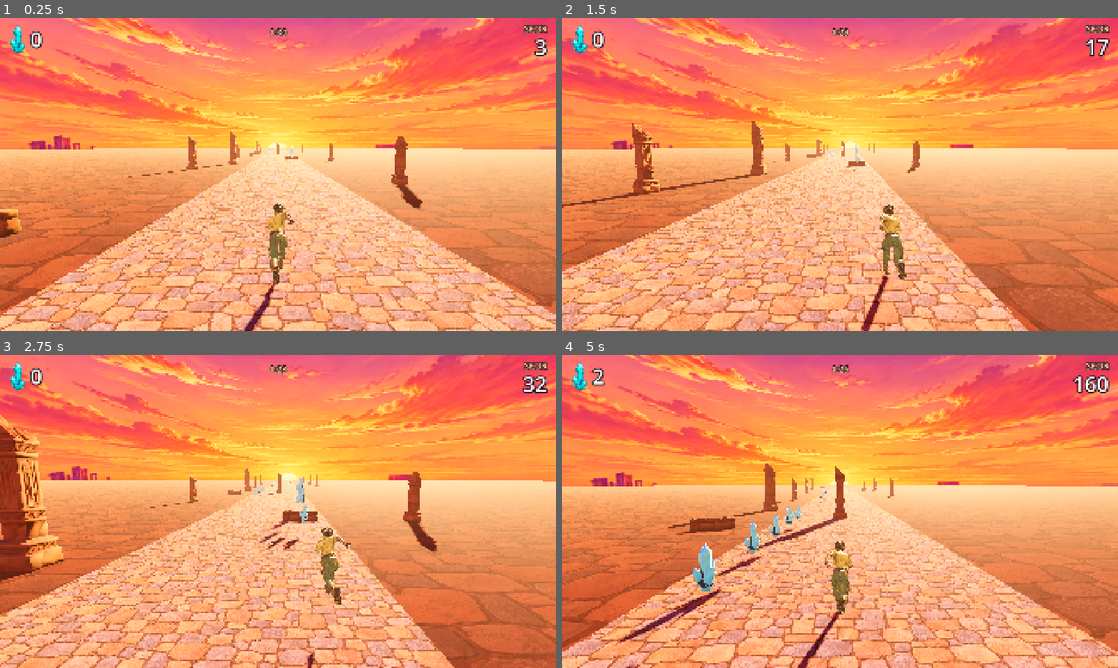
Above: before the commit, frames 1-4 (two rows, left to right).
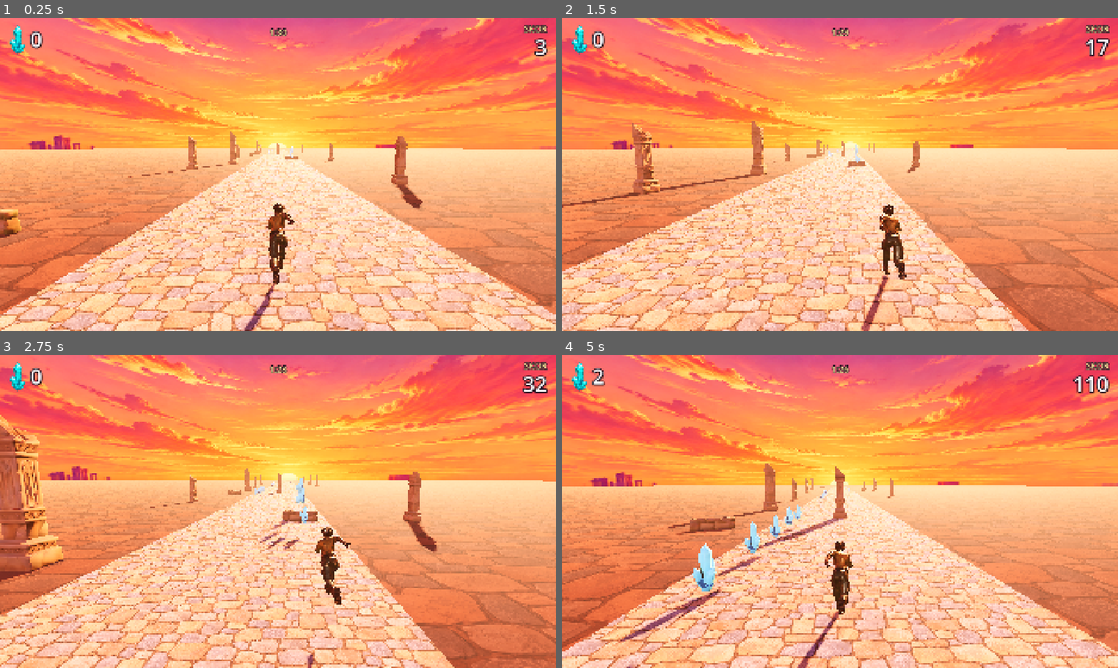
Above: after the commit, the same moments.

Repository: bebisland/yusufipk-sonsuz-kosu-bebis
Game: Godot game, scene res://main.tscn
The game is run twice, just before and just after one commit, with the same random seed, the same clock (stepped at 60 frames per second) and the same inputs.
Inputs (mouse positions are in pixels of both pictures, inside the frame that each line leads up to):
- Up to frame 1 (0.25 s): no input
- Up to frame 2 (1.5 s): tap Enter (ui_accept) at 0.5 s; move the mouse to (962, 158) at 0.52 s; hold D (move_right) 0.53-1.25 s; tap Space (jump) at 0.6, 0.77, 1.07 s; click (962, 158) at 0.67 s; drag from (728, 190) to (812, 237) at 1.27 s
- Up to frame 3 (2.75 s): move the mouse to (333, 442) at 2.02 s; hold D (move_right) from 2.03 s (still down); tap Space (jump) at 2.1 s
- Up to frame 4 (5 s): release D (move_right) at 2.75 s; drag from (812, 574) to (673, 464) at 2.77 s; move the mouse to (1006, 558) at 3.52 s; hold A (move_left) 3.53-4.25 s; tap Space (jump) at 3.6, 3.77, 4.07 s; drag from (673, 464) to (756, 433) at 4.27 s

The runs differ from the first frame. In frame 1, 28% of the frame differs, in the area x 0-100%, y 36-100%; in frame 2, 27%; in frame 3, 28%; in frame 4, 29%, in the area x 0-100%, y 6-100%.

Commit message:
Fix runner facing, crash fall and lighting; add dev autopilot
Turn the glTF character to face -Z, tip it backwards on a crash, soften its
baked emission and add a shadowless fill light from the camera side. A round
that runs out stops the run animation. Crystals are worth 25 points. The
autopilot export steers and jumps on its own so rounds can be checked from
the editor without keyboard input.

Diff:
--- a/main.tscn
+++ b/main.tscn
@@ -104,6 +104,11 @@
 shadow_enabled = true
 directional_shadow_max_distance = 60.0
 
+[node name="FillLight" type="DirectionalLight3D" parent="."]
+transform = Transform3D(1, 0, 0, 0, 0.906308, 0.422618, 0, -0.422618, 0.906308, 0, 0, 0)
+light_color = Color(0.85, 0.7, 0.95, 1)
+light_energy = 0.55
+
 [node name="Road" type="MeshInstance3D" parent="."]
 mesh = SubResource("PlaneMesh_road")
 
--- a/scripts/main.gd
+++ b/scripts/main.gd
@@ -8,7 +8,7 @@
 const SPAWN_AHEAD := 120.0
 const DESPAWN_BEHIND := 12.0
 const FIRST_ROW_Z := -45.0
-const CRYSTAL_POINTS := 50
+const CRYSTAL_POINTS := 25
 const LANE_WIDTH := 2.5
 
 const LAYER_OBSTACLE := 2
@@ -25,6 +25,10 @@
 }
 
 enum State { RUNNING, OVER }
+
+## Dev-only: steers and jumps on its own so a round can be checked from the editor
+## without keyboard input (set it with play_scene's on_ready writes).
+@export var autopilot := false
 
 var state := State.RUNNING
 var elapsed := 0.0
@@ -87,7 +91,11 @@
 		speed = move_toward(speed, target_speed, 3.0 * delta)
 		player.position.z -= speed * delta
 		distance += speed * delta
-		player.tick(delta, speed)
+		if autopilot:
+			var plan := _autopilot_plan()
+			player.tick(delta, speed, plan.lane, plan.jump)
+		else:
+			player.tick(delta, speed)
 		_spawn_ahead()
 		_despawn_behind()
 		_update_sunset(elapsed / ROUND_TIME)
@@ -107,6 +115,8 @@
 
 func _end_round(title: String) -> void:
 	state = State.OVER
+	player.stop()
+	print("Round over: %s after %.1f s, score %d, crystals %d" % [title, elapsed, _score(), crystals])
 	hud.set_score(_score())
 	hud.show_end(title, _score(), crystals)
 
@@ -244,6 +254,7 @@
 	var info: Dictionary = MODELS[key]
 	var area := Area3D.new()
 	area.name = key.capitalize()
+	area.set_meta("kind", key)
 	area.monitoring = false
 	area.collision_mask = 0
 	var is_crystal := key == "crystal"
@@ -297,6 +308,41 @@
 	return result
 
 
+## Picks a lane that is clear for the next few meters (preferring crystals) and
+## jumps when a barrier is right ahead in the current lane.
+func _autopilot_plan() -> Dictionary:
+	var blocked := {-1: false, 0: false, 1: false}
+	var gems := {-1: false, 0: false, 1: false}
+	var barrier_near := false
+	for child in spawned.get_children():
+		if not child.has_meta("kind"):
+			continue
+		var ahead: float = player.position.z - child.position.z
+		if ahead < -1.5 or ahead > 16.0:
+			continue
+		var kind: String = child.get_meta("kind")
+		var lane := clampi(roundi(child.position.x / LANE_WIDTH), -1, 1)
+		match kind:
+			"crystal":
+				gems[lane] = true
+			"barrier":
+				if lane == player.lane and ahead < speed * 0.28 + 1.0 and ahead > 0.0:
+					barrier_near = true
+			"pillar":
+				blocked[lane] = true
+			"cart":
+				for x in [child.position.x - LANE_WIDTH * 0.5, child.position.x + LANE_WIDTH * 0.5]:
+					blocked[clampi(roundi(x / LANE_WIDTH), -1, 1)] = true
+	var best: int = player.lane
+	var best_cost := INF
+	for lane in [-1, 0, 1]:
+		var cost := absf(lane - player.lane) + (100.0 if blocked[lane] else 0.0) - (1.5 if gems[lane] else 0.0)
+		if cost < best_cost:
+			best_cost = cost
+			best = lane
+	return {"lane": best, "jump": barrier_near}
+
+
 func _ensure_input_actions() -> void:
 	var bindings := {
 		"move_left": [KEY_A, KEY_LEFT],
--- a/scripts/player.gd
+++ b/scripts/player.gd
@@ -27,6 +27,7 @@
 		model_root.add_child(model)
 		# The glTF character faces +Z; the runner moves toward -Z.
 		model.rotation.y = PI
+		_soften_emission(model)
 		anim = model.find_children("*", "AnimationPlayer", true, false).pop_front()
 	if anim and anim.get_animation_list().size() > 0:
 		var run_name: StringName = anim.get_animation_list()[0]
@@ -34,17 +35,34 @@
 		anim.play(run_name)
 
 
+## The generated character reuses its color map as emission at full strength,
+## which flattens the lighting. Keep a little of it so the colors stay readable
+## against the low sun, and let the lights do the shading.
+func _soften_emission(model: Node3D) -> void:
+	for mesh: MeshInstance3D in model.find_children("*", "MeshInstance3D", true, false):
+		for i in mesh.mesh.get_surface_count():
+			var mat := mesh.mesh.surface_get_material(i) as StandardMaterial3D
+			if mat and mat.emission_enabled:
+				mat = mat.duplicate()
+				mat.emission_energy_multiplier = 0.35
+				mesh.set_surface_override_material(i, mat)
+
+
 func is_grounded() -> bool:
 	return position.y <= 0.0 and vertical_velocity <= 0.0
 
 
 ## Called by Main every frame while the round is running.
-func tick(delta: float, run_speed: float) -> void:
+## `auto_lane` and `auto_jump` come from Main's autopilot; auto_lane is null when a
+## human is playing.
+func tick(delta: float, run_speed: float, auto_lane: Variant = null, auto_jump := false) -> void:
+	if auto_lane != null:
+		lane = auto_lane
 	if Input.is_action_just_pressed("move_left"):
 		lane = maxi(lane - 1, -1)
 	if Input.is_action_just_pressed("move_right"):
 		lane = mini(lane + 1, 1)
-	if Input.is_action_just_pressed("jump") and is_grounded():
+	if (Input.is_action_just_pressed("jump") or auto_jump) and is_grounded():
 		vertical_velocity = JUMP_VELOCITY
 
 	vertical_velocity -= GRAVITY * delta
@@ -61,12 +79,17 @@
 		anim.speed_scale = run_speed / 12.0
 
 
-func die() -> void:
+func stop() -> void:
 	alive = false
 	if anim:
 		anim.pause()
+
+
+func die() -> void:
+	stop()
 	var tween := create_tween()
-	tween.tween_property(model_root, "rotation:x", -1.2, 0.35).set_ease(Tween.EASE_OUT)
+	# Positive X rotation tips the runner backwards, away from what it hit.
+	tween.tween_property(model_root, "rotation:x", 1.2, 0.35).set_ease(Tween.EASE_OUT)
 	tween.parallel().tween_property(self, "position:y", 0.0, 0.25)
 
 
